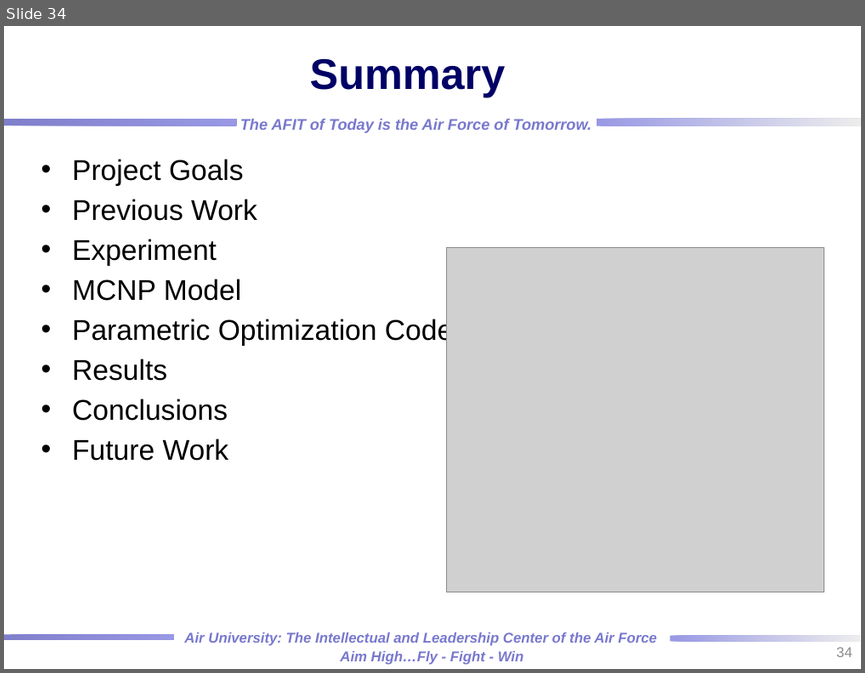
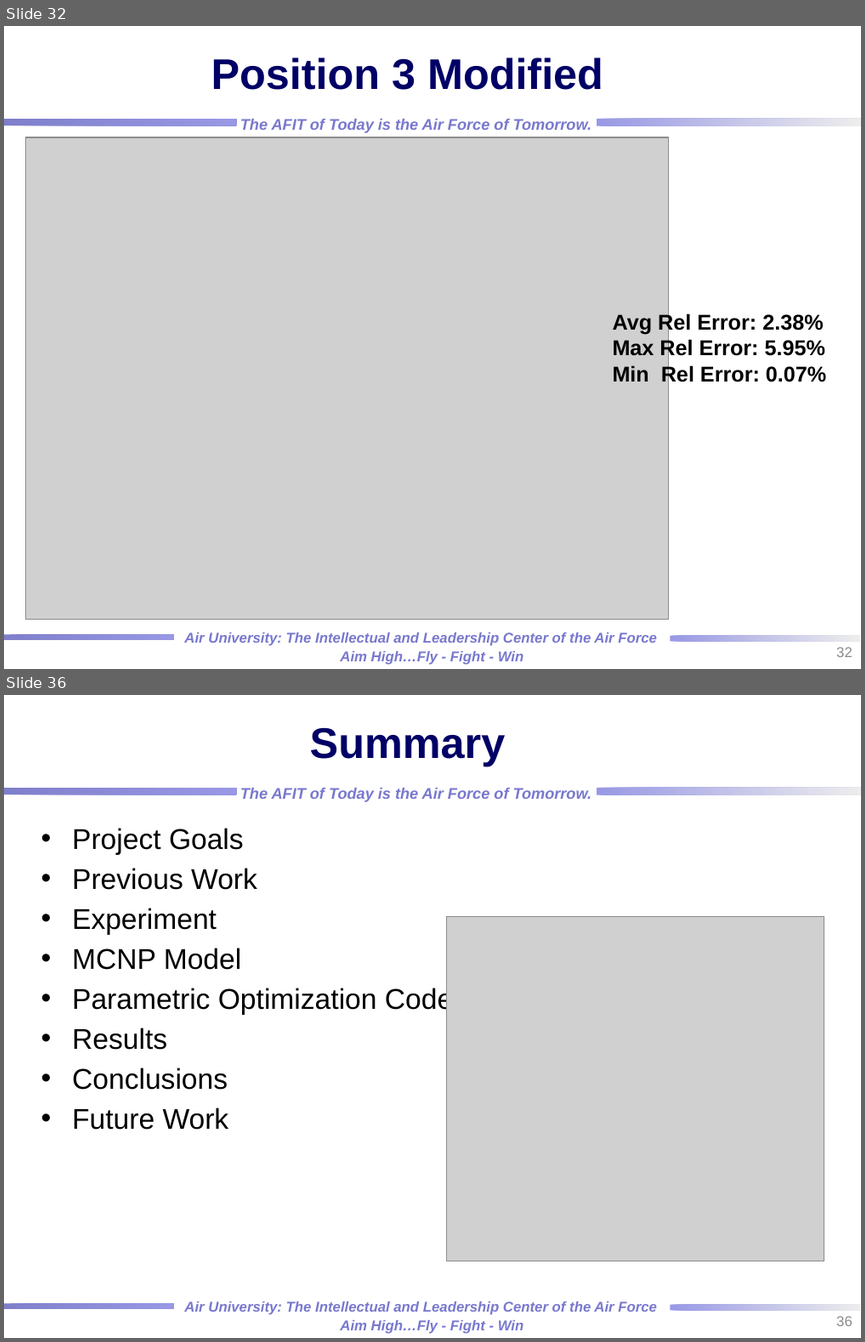
Before and after one commit to rtorzilli/GeDetector-Project, a slide deck: Report/HPGe_Automation Optimization_MCNP_Model.pptx. Shown one above the other, each under a label of ours: slide 34 before the commit, slides 32 and 36 after it; the slides between them are not shown. The pictures are 865x673 and 865x1342 pixels, drawn with LibreOffice and Linux fonts; fonts in the diff are those of the drawing; grey boxes stand for pictures; background and template pictures are left out. Boxes give left, top, right and bottom in pixels: in the first picture for what was removed or moved away, otherwise in the second. Text is boxed around its words. In the diff, an @@ line names an element or a change of style, - is before the commit and + after.

```diff
--- a/Report/HPGe_Automation Optimization_MCNP_Model.pptx
+++ b/Report/HPGe_Automation Optimization_MCNP_Model.pptx
@@ slide 32 added at <box>4,26,861,669</box>, background picture (left out); not listed: 7 template elements that a slide beside it also shows @@
@@ title added at <box>211,57,603,90</box>, 36 pt, text #000066, bold @@
+Position 3 Modified
@@ picture added at <box>25,137,668,619</box> @@
@@ text added at <box>613,312,826,386</box>, 18 pt, text #000000, bold @@
+Avg Rel Error: 2.38%
+Max Rel Error: 5.95%
+Min Rel Error: 0.07%
@@ page number added at <box>836,646,852,657</box>, 12 pt, text #8C8C8C @@
+32
@@ what was slide 34 is now slide 36 @@
@@ page number at <box>836,1315,852,1326</box>: text changed @@
-34
+36
```
Also in this commit, not shown: 7 slides changed, 1 other slide added, 1 other file.
